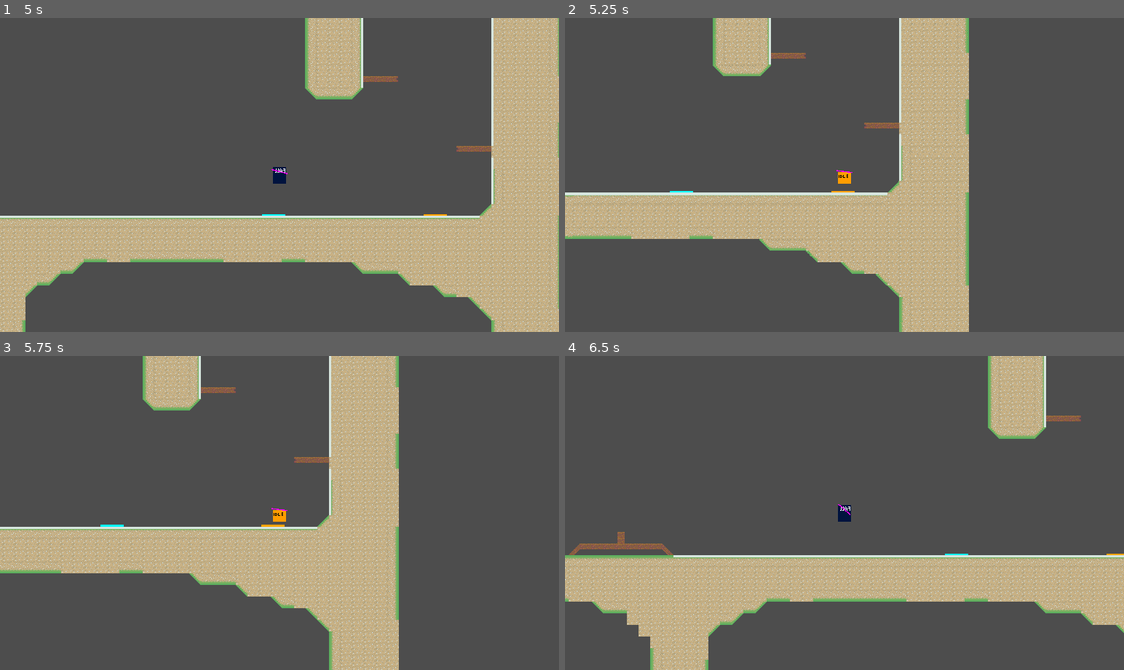
Above: before the commit, frames 1-4 (two rows, left to right).
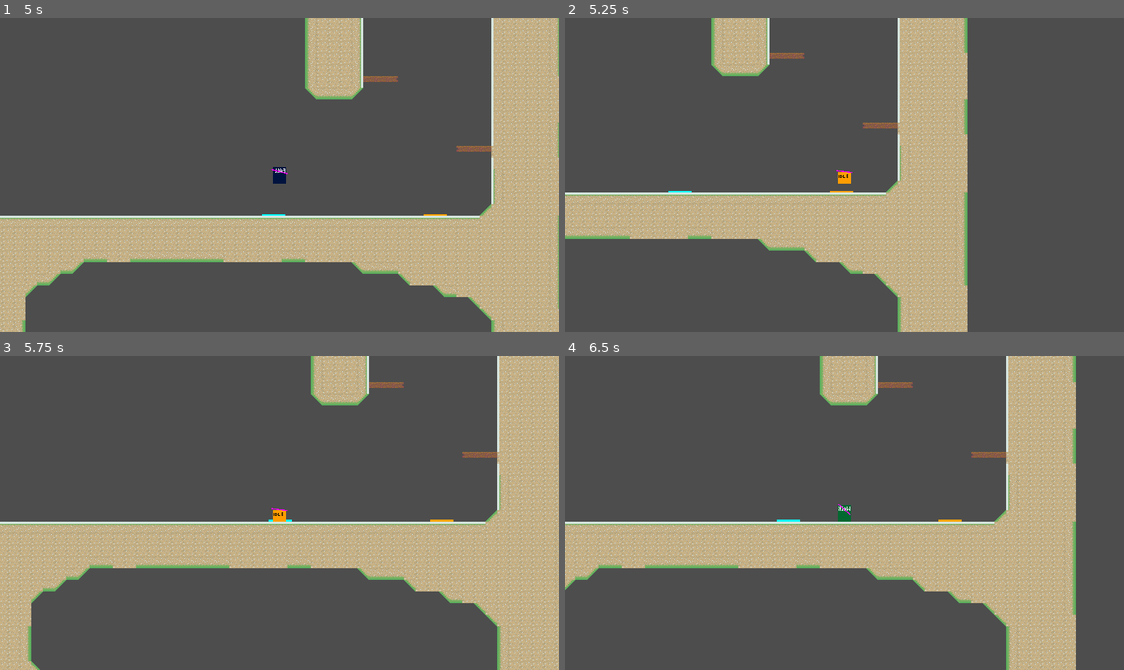
Above: after the commit, the same moments.

Repository: haruo-gabriel/portal2d
Game: Godot game, scene res://levels/level_1/level_scene.tscn
Two runs of this game, one before a commit and one after it. Both use one fixed random seed, a clock stepped at 60 frames per second and the inputs below.
Inputs (mouse positions are in pixels of both pictures, inside the frame that each line leads up to):
- Up to frame 1 (5 s): tap Enter at 0.5 s; move the mouse to (402, 159) at 0.52 s; hold Shift (crouch) 0.53-1.28 s; hold D (move_right) 0.53-2.03 s; tap Space (jump) at 0.77, 1.52, 3.02, 3.77, 4.52 s; move the mouse to (167, 190) at 1.27 s; click (167, 190) at 1.35 s; move the mouse to (335, 105) at 2.02 s; hold A (move_left) 2.03-2.78 s; right-click (335, 105) at 2.1 s; move the mouse to (251, 237) at 2.77 s; hold D (move_right) 2.78-4.28 s; tap Shift (crouch) at 2.85 s; move the mouse to (447, 222) at 3.52 s; click (447, 222) at 3.6 s; move the mouse to (111, 127) at 4.27 s; hold A (move_left) from 4.28 s (still down); right-click (111, 127) at 4.35 s
- Up to frame 2 (5.25 s): move the mouse to (872, 175) at 5.02 s; release A (move_left) at 5.03 s; hold D (move_right) from 5.03 s (still down); hold Shift (crouch) from 5.03 s (still down)
- Up to frame 3 (5.75 s): keep holding D (move_right); keep holding Shift (crouch)
- Up to frame 4 (6.5 s): move the mouse to (760, 434) at 5.77 s; release D (move_right) at 5.78 s; release Shift (crouch) at 5.78 s; hold A (move_left) from 5.78 s (still down); click (760, 434) at 5.85 s; tap Space (jump) at 6.02 s

Frame 1 is identical in both runs. In frame 2, 12% of the frame differs, in the area x 0-73%, y 0-100%; in frame 3, 39%, in the area x 0-100%, y 0-100%; in frame 4, 37%.

Commit message:
Adding new state and air drag

Diff:
--- a/godot project/characters/player/scripts/player_constants.gd
+++ b/godot project/characters/player/scripts/player_constants.gd
@@ -8,6 +8,8 @@
 
 # It's harder to change direction while on air
 const IN_AIR_MULTIPLIER: float = .9
+# Loses speed with time while not moving in air
+const IN_AIR_DRAG: float = 5 # Pixels per second per frame
 
 # Multiplies your speed upon jumping.
 # Set it to 1 to remove it.
--- a/godot project/characters/player/states/falling.gd
+++ b/godot project/characters/player/states/falling.gd
@@ -1,6 +1,6 @@
 
 class_name Falling
-extends PlayerState
+extends InAir
 
 func _ready() -> void:
 	animation_name = "Fall"
@@ -16,16 +16,4 @@
 	player.is_falling = false
 
 func physics_update(delta: float) -> void:
-
-	if try_basic_change():
-		return
-
-	player.velocity.y += GameConstants.GRAVITY * delta
-
-	var step: float = PlayerConstants.HORIZONTAL_ACCELERATION * PlayerConstants.IN_AIR_MULTIPLIER
-	var new_speed: float = player.direction * PlayerConstants.WALKING_SPEED
-
-	if sign(player.velocity.x) == sign(player.direction):
-		new_speed = sign(new_speed) * max(abs(new_speed), abs(player.velocity.x))
-
-	player.velocity.x = move_toward(player.velocity.x, new_speed, step)
+	super(delta)
--- /dev/null
+++ b/godot project/characters/player/states/in_air.gd
@@ -0,0 +1,22 @@
+
+class_name InAir
+extends PlayerState
+
+
+func physics_update(delta: float) -> void:
+
+	if try_basic_change():
+		return
+
+	player.velocity.y += delta * GameConstants.GRAVITY
+
+	var step: float = PlayerConstants.HORIZONTAL_ACCELERATION * PlayerConstants.IN_AIR_MULTIPLIER
+	var new_speed: float = player.direction * PlayerConstants.WALKING_SPEED
+
+	if sign(player.velocity.x) == sign(player.direction):
+		new_speed = sign(new_speed) * max(abs(new_speed), abs(player.velocity.x))
+
+	if not player.direction:
+		new_speed = move_toward(player.velocity.x, 0, PlayerConstants.IN_AIR_DRAG)
+
+	player.velocity.x = move_toward(player.velocity.x, new_speed, step)
--- a/godot project/characters/player/states/jumping.gd
+++ b/godot project/characters/player/states/jumping.gd
@@ -1,6 +1,6 @@
 
 class_name Jumping
-extends PlayerState
+extends InAir
 
 func _ready() -> void:
 	animation_name = "Jump"
@@ -15,20 +15,7 @@
 	animation.try_play(animation_name)
 
 func physics_update(delta: float) -> void:
-
-	if try_basic_change():
-		return
-
-	if not player.is_on_floor():
-		player.velocity.y += delta * GameConstants.GRAVITY
-
-	var step: float = PlayerConstants.HORIZONTAL_ACCELERATION * PlayerConstants.IN_AIR_MULTIPLIER
-	var new_speed: float = player.direction * PlayerConstants.WALKING_SPEED
-
-	if sign(player.velocity.x) == sign(player.direction):
-		new_speed = sign(new_speed) * max(abs(new_speed), abs(player.velocity.x))
-
-	player.velocity.x = move_toward(player.velocity.x, new_speed, step)
+	super(delta)
 
 func _process(_delta: float) -> void:
 	pass
--- a/godot project/portals/common/portal.tscn
+++ b/godot project/portals/common/portal.tscn
@@ -12,11 +12,11 @@
 script = ExtResource("1_hy248")
 
 [node name="CollisionShape2D" type="CollisionShape2D" parent="."]
-position = Vector2(1, -2.08165e-12)
+position = Vector2(6, -2.08165e-12)
 shape = SubResource("SegmentShape2D_3rnao")
 
 [node name="Sprite2D" type="Sprite2D" parent="."]
-position = Vector2(1, 0)
+position = Vector2(1, -2.08165e-12)
 texture = ExtResource("2_0cqx6")
 
 [connection signal="body_entered" from="." to="." method="_on_body_entered"]
